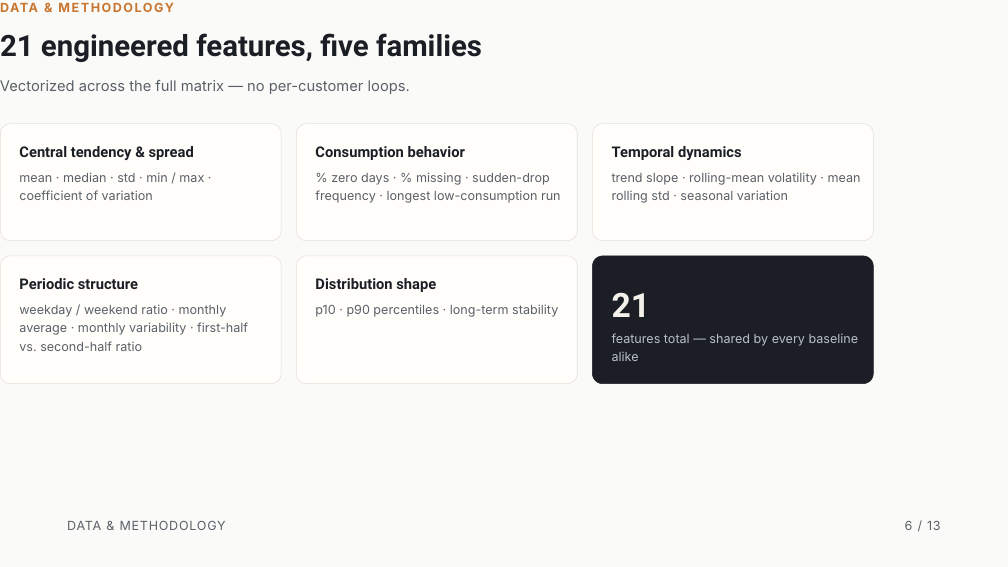
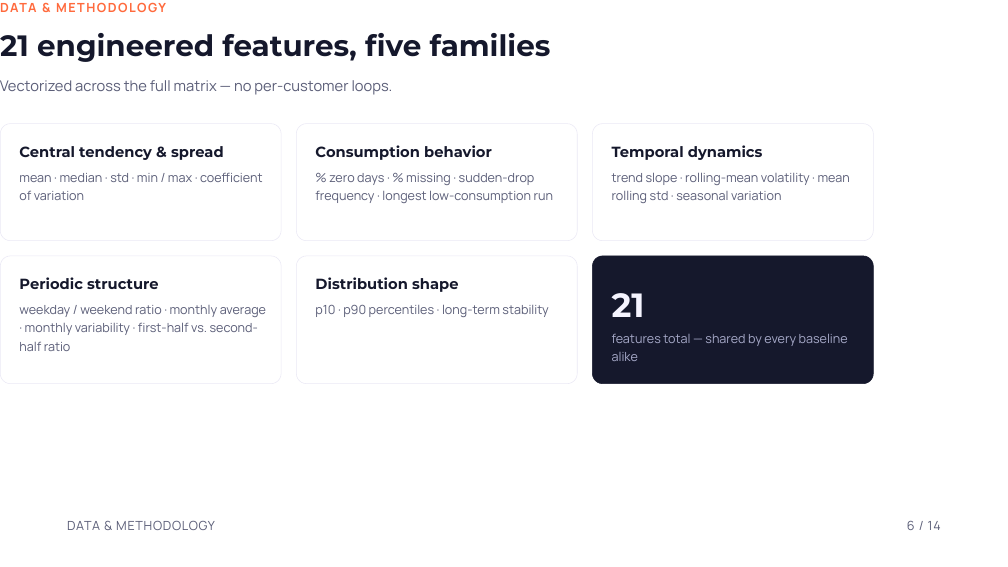
Before and after one commit to paarthjpg/electricity-theft-detection, a slide deck: slide 6 of Electricity Theft Detection Using Machine Learning.pptx. Drawn at 1008x567 pixels with LibreOffice and Linux fonts; fonts in the diff are those of the drawing. Boxes give left, top, right and bottom in pixels: in the first picture for what was removed or moved away, otherwise in the second. Text is boxed around its words. In the diff, an @@ line names an element or a change of style, - is before the commit and + after.

Commit message:
Redesign slide deck: bright palette, new type, added diagrams
Swap the muted charcoal/copper palette for a bright indigo/tangerine/
teal one and Space Grotesk+Inter for Sora+Manrope. Add a new system-
architecture slide (data -> 3 models -> evaluation, fan-out/fan-in
diagram) and a to-scale ratio bar visualizing the 10.72:1 class
imbalance on the problem slide.

```diff
--- a/Electricity Theft Detection Using Machine Learning.pptx
+++ b/Electricity Theft Detection Using Machine Learning.pptx
@@ background #FAFAF8 to #FFFFFF @@
@@ text "DATA & METHODOLOGY" at box(0, 3, 37, 12): font Inter to Manrope, text colour #C9752E to #FF6A3D @@
@@ fill #FFFEFB to #FFFFFF; outline #E3E0D8 0.5 pt to #EAE8F5 0.5 pt in 5 elements at box(0, 124, 281, 241), box(296, 124, 578, 241), box(593, 124, 874, 241), box(0, 256, 281, 384), box(296, 256, 578, 384) @@
@@ rounded rectangle at box(593, 256, 874, 384): fill #1B1E24 to #15182C; outline #1B1E24 0.5 pt to #15182C 0.5 pt @@
@@ font Roboto to Montserrat, text colour #1B1E24 to #15182C in 6 elements at box(0, 33, 551, 62), box(19, 146, 224, 160), box(315, 145, 492, 160), box(612, 145, 763, 160), box(19, 277, 159, 289), box(315, 277, 459, 292) @@
@@ text "21" at box(612, 293, 645, 317): font Roboto to Montserrat, text colour #F4F1EA to #F5F4FF @@
@@ text "features total — shared by ..." at box(612, 334, 848, 361): font Inter to Manrope, text colour #B9BFC7 to #A6A9C8 @@
@@ font Inter to Manrope, text colour #5B6168 to #5B5E78 in 7 elements at box(0, 80, 393, 95), box(19, 173, 262, 200), box(315, 173, 553, 203), box(612, 173, 850, 203), box(19, 305, 266, 351), box(315, 305, 548, 317), box(67, 521, 215, 530) @@
@@ text at box(907, 521, 941, 530): text changed; font Inter to Manrope; text colour #5B6168 to #5B5E78 @@
-6 / 13
+6 / 14
```
Also in this commit, not shown: 12 other slides changed, 1 slide added.
